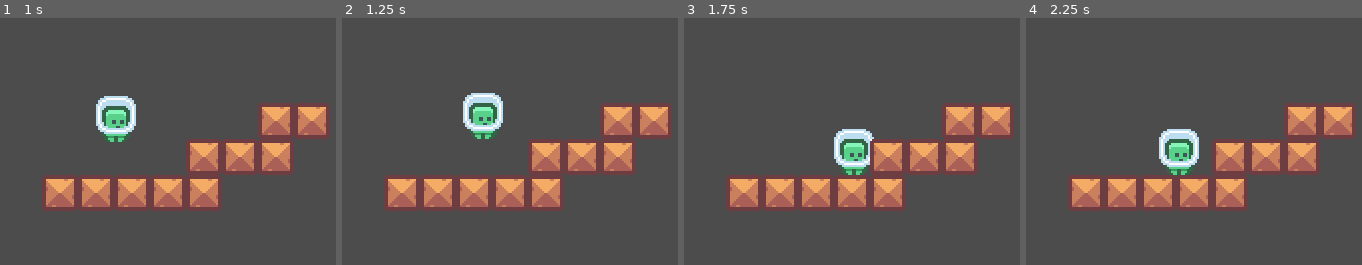
Above: before the commit, frames 1-4 (left to right).
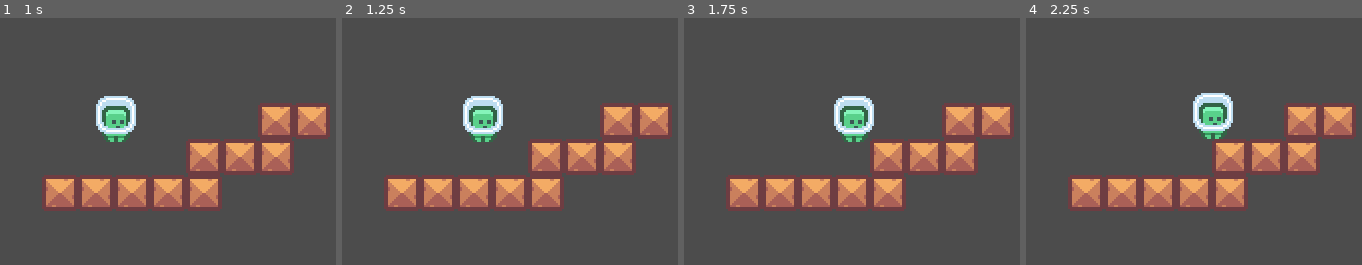
Above: after the commit, the same moments.

Repository: zmtprofile/Godot_Pixel_Platformer
Game: Godot game, scene res://WorldScenes/World.tscn
Same seed, same stepped clock (60 frames per second), same inputs: the game is played once before the commit and once after it.
Inputs:
- Up to frame 1 (1 s): tap Enter at 0.5 s; hold Right (ui_right) from 0.53 s (still down); tap Up (ui_up) at 0.77 s
- Up to frame 2 (1.25 s): keep holding Right (ui_right)
- Up to frame 3 (1.75 s): keep holding Right (ui_right); tap Up (ui_up) at 1.52 s
- Up to frame 4 (2.25 s): release Right (ui_right) at 2.03 s; hold Left (ui_left) from 2.03 s (still down)

Frame 1 is identical in both runs. In frame 2, 1.1% of the frame differs, in the area x 36-48%, y 30-51%; in frame 3, 3.1%; in frame 4, 3.7%, in the area x 39-62%, y 30-64%.

Commit message:
implement fast fall when mid air

Diff:
--- a/Player.gd
+++ b/Player.gd
@@ -1,6 +1,7 @@
 extends KinematicBody2D
 
 var velocity = Vector2.ZERO
+var fast_fell = false
 
 func _ready():
 	pass # Replace with function body.
@@ -22,6 +23,9 @@
 		if Input.is_action_just_released("ui_up") and velocity.y < -70:
 			velocity.y = -70
 
+		if velocity.y > 0:
+			velocity.y += 4
+
 	velocity = move_and_slide(velocity, Vector2.UP)
 
 func apply_gravity():
